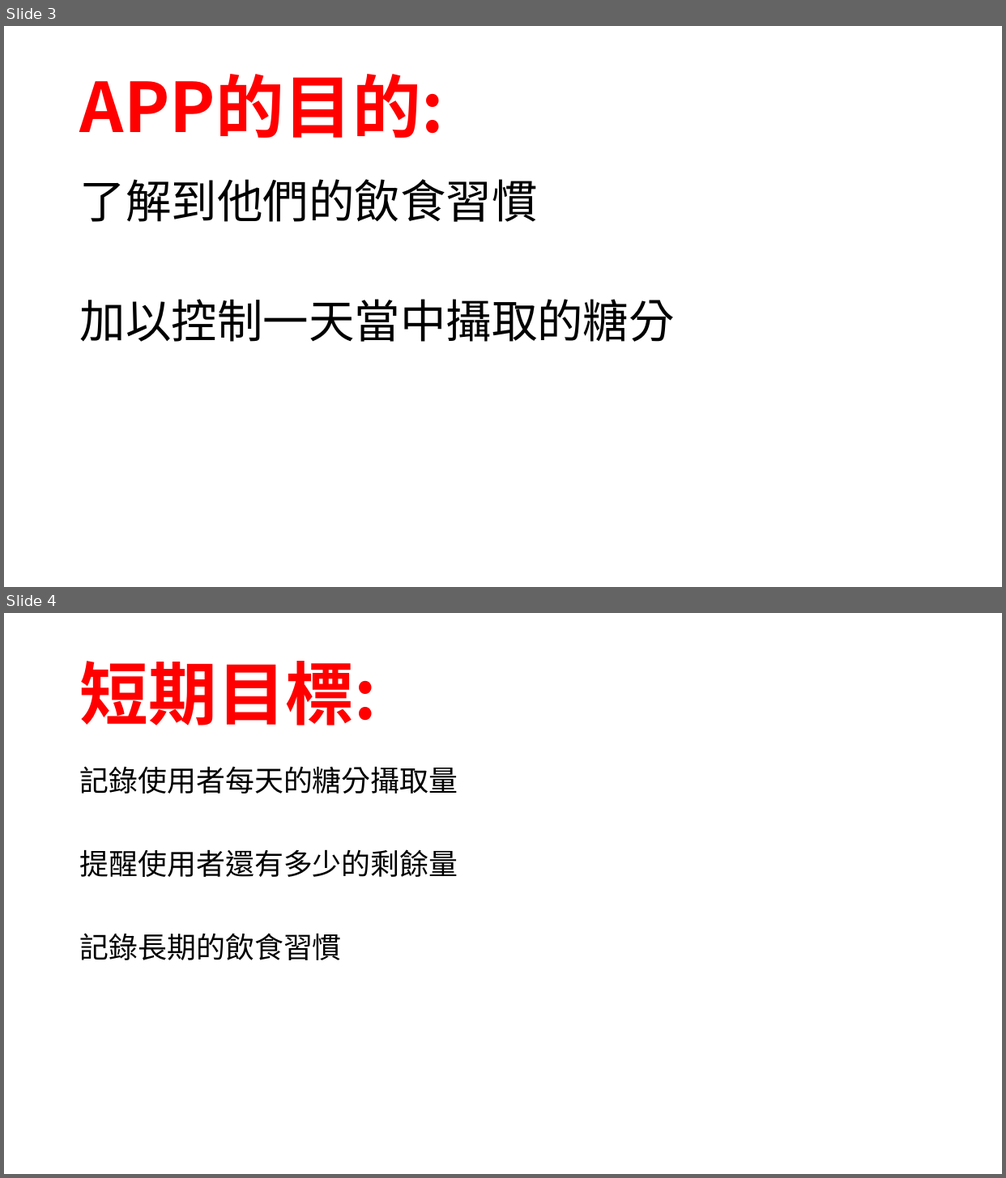
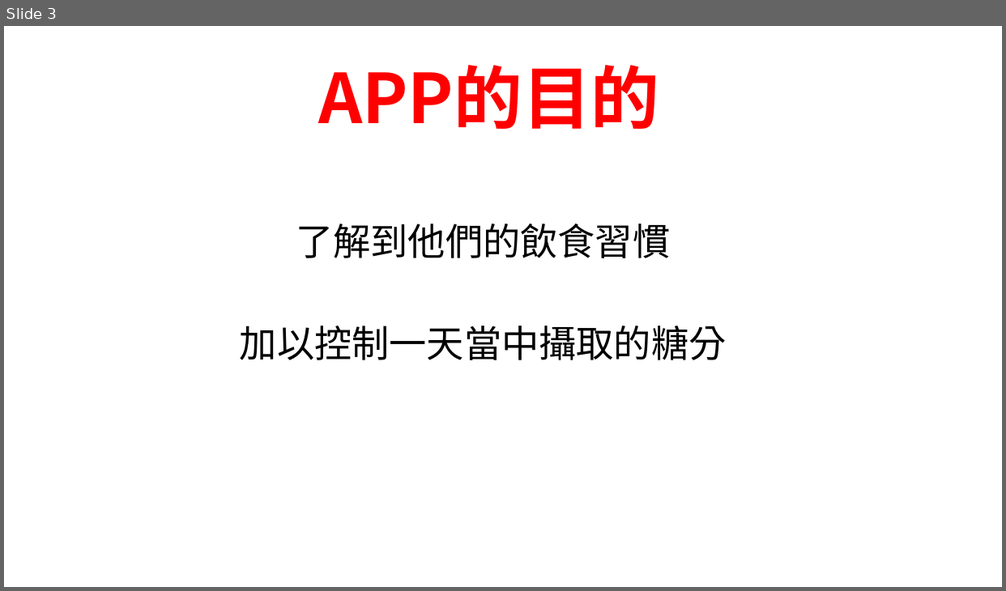
Before and after one commit to amy58328/DataBase, a slide deck: 資料庫專題/Health Keeper.pptx. Shown one above the other, each under a label of ours: slides 3 and 4 before the commit, slide 3 after it. The pictures are 1006x1178 and 1006x591 pixels, drawn with LibreOffice and Linux fonts; fonts in the diff are those of the drawing; background and template pictures are left out. Boxes give left, top, right and bottom in pixels: in the first picture for what was removed or moved away, otherwise in the second. Text is boxed around its words. In the diff, an @@ line names an element or a change of style, - is before the commit and + after.

```diff
--- a/資料庫專題/Health Keeper.pptx
+++ b/資料庫專題/Health Keeper.pptx
@@ slide 4 removed at [4,613,1002,1174], background picture (left out) @@
@@ title removed at [80,661,377,726] @@
-短期目標:
@@ text removed at [80,766,458,960] @@
-記錄使用者每天的糖分攝取量
-提醒使用者還有多少的剩餘量
-記錄長期的飲食習慣
@@ slide 3 changed as well @@
@@ title at [318,65,659,129]: text changed @@
-APP的目的:
+APP的目的
@@ text "了解到他們的飲食習慣": place and size @@
-text "了解到他們的飲食習慣" at [80,179,675,342]
+text "了解到他們的飲食習慣" at [240,224,727,361]
@@ text "了解到他們的飲食習慣" at [240,224,727,361]: size 44 to 36 pt, font Calibri to Noto Sans CJK SC; alignment left to centre @@
```
Also in this commit, not shown: 4 other slides changed, 6 slides added.
